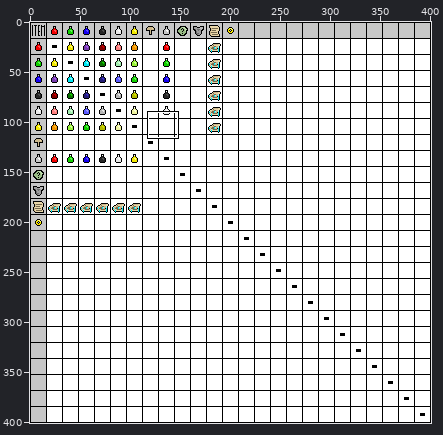
Sprite sheet: Recipes.png. Above: a wide view before the commit, with the close-up outlined.
Close-up. Before the commit:
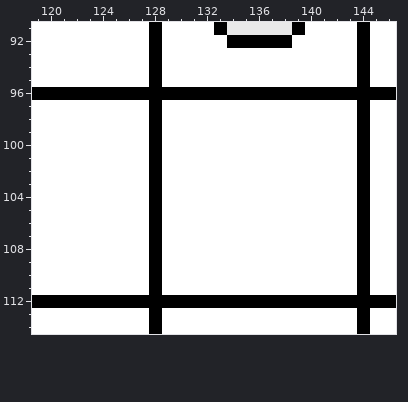
The file is 401x401 pixels. Shown: x 119..146, y 91..114.
And afterwards:
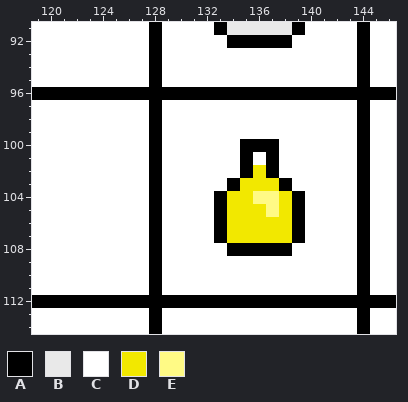
Palette (. is transparent): A #000000  B #e9e9e9  C #ffffff  D #f2e800  E #fffa85
Commit: whoops forgorsomething
Edits made:
@@ x 131..141 @@
  99 CCCCCCCCCCC
-100 CCCCCCCCCCC
-101 CCCCCCCCCCC
-102 CCCCCCCCCCC
-103 CCCCCCCCCCC
-104 CCCCCCCCCCC
-105 CCCCCCCCCCC
-106 CCCCCCCCCCC
-107 CCCCCCCCCCC
-108 CCCCCCCCCCC
+100 CCCCAAACCCC
+101 CCCCACACCCC
+102 CCCCADACCCC
+103 CCCADDDACCC
+104 CCADDEEDACC
+105 CCADDDEDACC
+106 CCADDDDDACC
+107 CCADDDDDACC
+108 CCCAAAAACCC
 109 CCCCCCCCCCC
